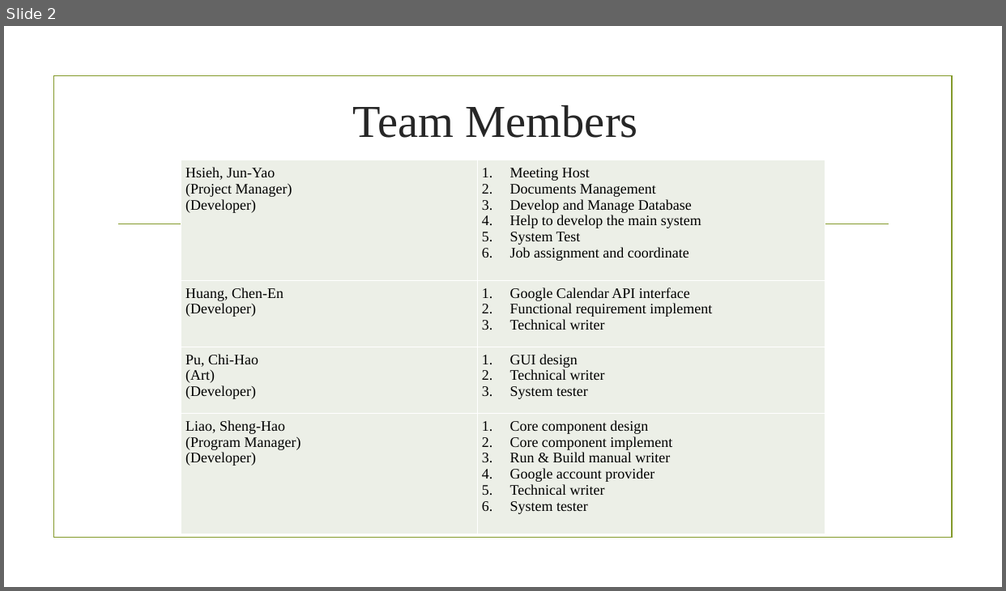
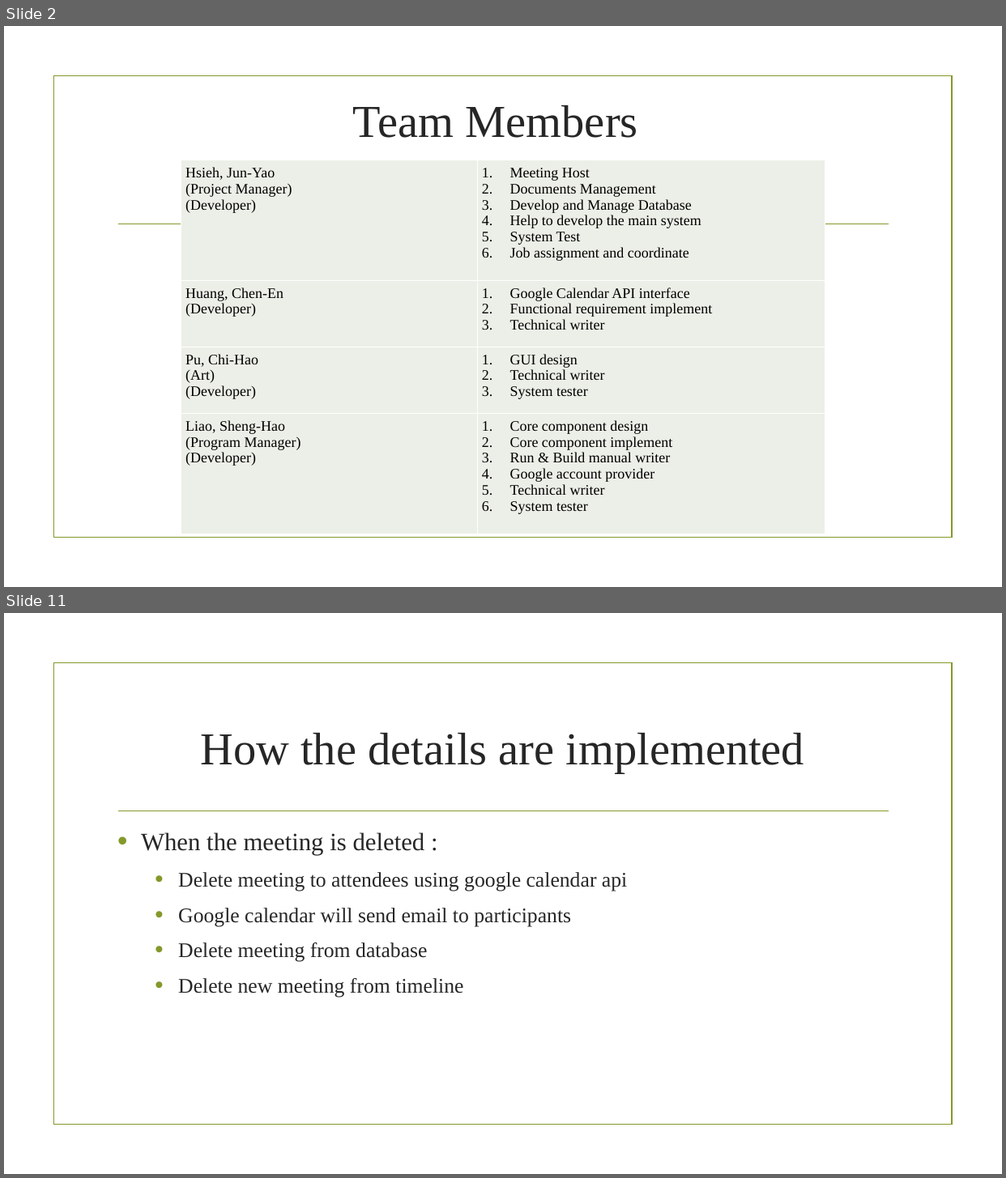
Before and after one commit to BrendonJYHsieh/BookSystem, a slide deck: Final Project/liao.pptx. Shown one above the other, each under a label of ours: slide 2 before the commit, slides 2 and 11 after it; the slides between them are not shown. The pictures are 1006x591 and 1006x1178 pixels, drawn with LibreOffice and Linux fonts; fonts in the diff are those of the drawing; background and template pictures are left out. Boxes give left, top, right and bottom in pixels: in the first picture for what was removed or moved away, otherwise in the second. Text is boxed around its words. In the diff, an @@ line names an element or a change of style, - is before the commit and + after.

```diff
--- a/Final Project/liao.pptx
+++ b/Final Project/liao.pptx
@@ slide 11 added at box(4, 613, 1002, 1174), background picture (left out); not listed: 2 template elements that a slide beside it also shows @@
@@ title added at box(200, 733, 804, 773), 44 pt, text #262626 @@
+How the details are implemented
@@ text added at box(141, 833, 627, 998), 20 pt, text #262626 @@
+• When the meeting is deleted :
+  • Delete meeting to attendees using google calendar api
+  • Google calendar will send email to participants
+  • Delete meeting from database
+  • Delete new meeting from timeline
```
Also in this commit, not shown: 10 other slides added, 1 slide removed.
